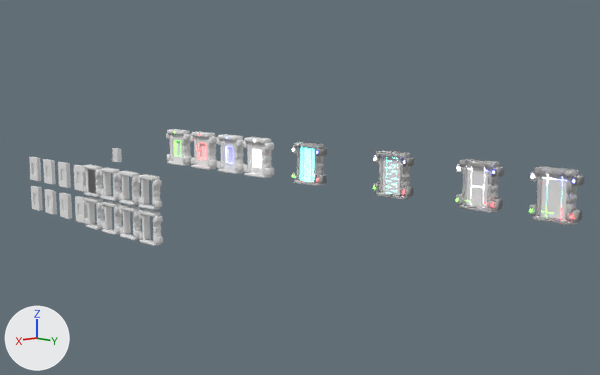
A saved change to the Blender file Assets/3D/Porte/doortesst.blend.
Before and after are seen from a camera (50 mm lens) standing at (7.57, 25.94, 3.01) and looking at (-0.98, 16.95, 1.12). Arrows for +X, +Y and +Z are at lower left; the lights stay in place.

Script lines for the objects in view, before the commit:
```python
ob_cube_024 = bpy.data.objects.new('Cube.024', me_cube_018)
ob_cube_024.location = (-0.03, 10.23, 0.86)
ob_cube_024.scale = (-0.0386, 0.162, 0.231)
ob_cube_025 = bpy.data.objects.new('Cube.025', me_cube_020)
ob_cube_025.location = (-0.03, 10.83, 0.86)
ob_cube_025.scale = (-0.0386, 0.162, 0.231)
ob_cube_026 = bpy.data.objects.new('Cube.026', me_cube_059)
ob_cube_026.location = (-0.03, 11.43, 0.86)
ob_cube_026.scale = (-0.0386, 0.162, 0.231)
ob_cube_027 = bpy.data.objects.new('Cube.027', me_cube_061)
ob_cube_027.location = (-0.03, 12.04, 0.86)
ob_cube_027.scale = (-0.0386, 0.162, 0.231)
ob_porte_003 = bpy.data.objects.new('Porte.003', me_cube_078)
ob_porte_003.location = (0.0, 16.56, 1.4)
ob_porte_003.rotation_euler = (1.571, 0.0, 0.0)  # degrees (90, 0, 0)
ob_porte_003.scale = (0.01, 0.01, 0.01)
ob_porte_028 = bpy.data.objects.new('Porte.028', me_cube_058)
ob_porte_028.location = (0.0, 12.61, 0.6)
ob_porte_028.rotation_euler = (1.571, 0.0, 0.0)  # degrees (90, 0, 0)
ob_porte_028.scale = (0.01, 0.01, 0.01)
ob_porte_030 = bpy.data.objects.new('Porte.030', me_cube_019)
ob_porte_030.location = (0.0, 13.2, 0.6)
ob_porte_030.rotation_euler = (1.571, 0.0, 0.0)  # degrees (90, 0, 0)
ob_porte_030.scale = (0.01, 0.01, 0.01)
ob_porte_031 = bpy.data.objects.new('Porte.031', me_cube_054)
ob_porte_031.location = (0.0, 13.81, 0.6)
ob_porte_031.rotation_euler = (1.571, 0.0, 0.0)  # degrees (90, 0, 0)
ob_porte_031.scale = (0.01, 0.01, 0.01)
ob_porte_032 = bpy.data.objects.new('Porte.032', me_cube_060)
ob_porte_032.location = (0.0, 14.41, 0.6)
ob_porte_032.rotation_euler = (1.571, 0.0, 0.0)  # degrees (90, 0, 0)
ob_porte_032.scale = (0.01, 0.01, 0.01)
# also in view: 'Porte.008' at (0.02, 19.59, 1.68); 'Porte.033' at (0.02, 12.58, 0.28); 'Cube.070' at (0.0, 21.72, 1.66); 'Porte.036' at (0.02, 14.39, 0.28); 'Porte.004' at (0.02, 17.14, 1.68)
```
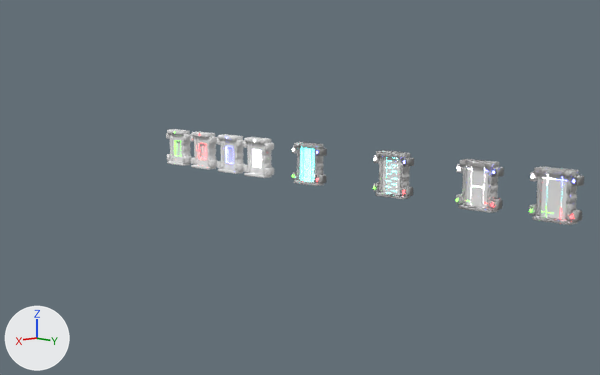
Location of each change, (x1, y1, x2, y2) in pixels of the pictures (600 x 375 px):
'Porte.032', deleted: before (138, 174, 162, 210)
'Porte.036', deleted: before (139, 209, 163, 246)
'Porte.031', deleted: before (118, 171, 141, 205)
'Porte.035', deleted: before (119, 205, 142, 240)
'Porte.030', deleted: before (100, 167, 122, 201)
'Porte.034', deleted: before (101, 201, 123, 235)
'Porte.033', deleted: before (84, 197, 105, 230)
'Porte.028', deleted: before (83, 164, 104, 197)
'Cube.026', deleted: before (58, 162, 71, 188)
'Cube.030', deleted: before (59, 193, 72, 219)
'Cube.025', deleted: before (43, 159, 56, 184)
'Cube.029', deleted: before (45, 189, 57, 215)
'Cube.031', deleted: before (75, 196, 88, 223)
'Cube.027', deleted: before (74, 165, 86, 191)
'Cube.024', deleted: before (29, 157, 41, 181)
'Cube.028', deleted: before (31, 186, 43, 211)
'Cube.002', deleted: before (88, 169, 96, 194)
'Cube.001', deleted: before (112, 148, 122, 162)

Patch to the scene script:
```diff
--- a/Assets/3D/Porte/doortesst.blend.py
+++ b/Assets/3D/Porte/doortesst.blend.py
@@ ob_porte_028 @@
-ob_porte_028 = bpy.data.objects.new('Porte.028', me_cube_058)
@@ ob_cube_024 @@
-ob_cube_024 = bpy.data.objects.new('Cube.024', me_cube_018)
@@ ob_porte_030 @@
-ob_porte_030 = bpy.data.objects.new('Porte.030', me_cube_019)
@@ ob_cube_025 @@
-ob_cube_025 = bpy.data.objects.new('Cube.025', me_cube_020)
@@ ob_porte_031 @@
-ob_porte_031 = bpy.data.objects.new('Porte.031', me_cube_054)
@@ ob_cube_026 @@
-ob_cube_026 = bpy.data.objects.new('Cube.026', me_cube_059)
@@ ob_porte_032 @@
-ob_porte_032 = bpy.data.objects.new('Porte.032', me_cube_060)
@@ ob_cube_027 @@
-ob_cube_027 = bpy.data.objects.new('Cube.027', me_cube_061)
@@ ob_porte_033 @@
-ob_porte_033 = bpy.data.objects.new('Porte.033', me_cube_064)
@@ ob_cube_028 @@
-ob_cube_028 = bpy.data.objects.new('Cube.028', me_cube_065)
@@ ob_porte_034 @@
-ob_porte_034 = bpy.data.objects.new('Porte.034', me_cube_066)
@@ ob_cube_029 @@
-ob_cube_029 = bpy.data.objects.new('Cube.029', me_cube_067)
@@ ob_porte_035 @@
-ob_porte_035 = bpy.data.objects.new('Porte.035', me_cube_068)
@@ ob_cube_030 @@
-ob_cube_030 = bpy.data.objects.new('Cube.030', me_cube_069)
@@ ob_porte_036 @@
-ob_porte_036 = bpy.data.objects.new('Porte.036', me_cube_070)
@@ ob_cube_031 @@
-ob_cube_031 = bpy.data.objects.new('Cube.031', me_cube_071)
@@ ob_cube_001 @@
-ob_cube_001 = bpy.data.objects.new('Cube.001', me_cube_062)
@@ ob_cube_002 @@
-ob_cube_002 = bpy.data.objects.new('Cube.002', me_cube_063)
```
